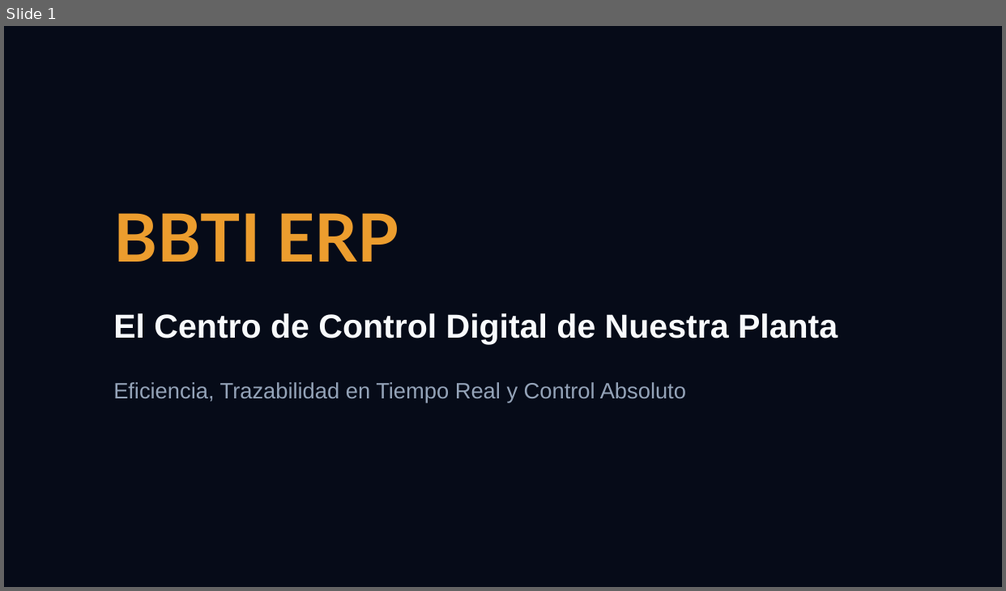
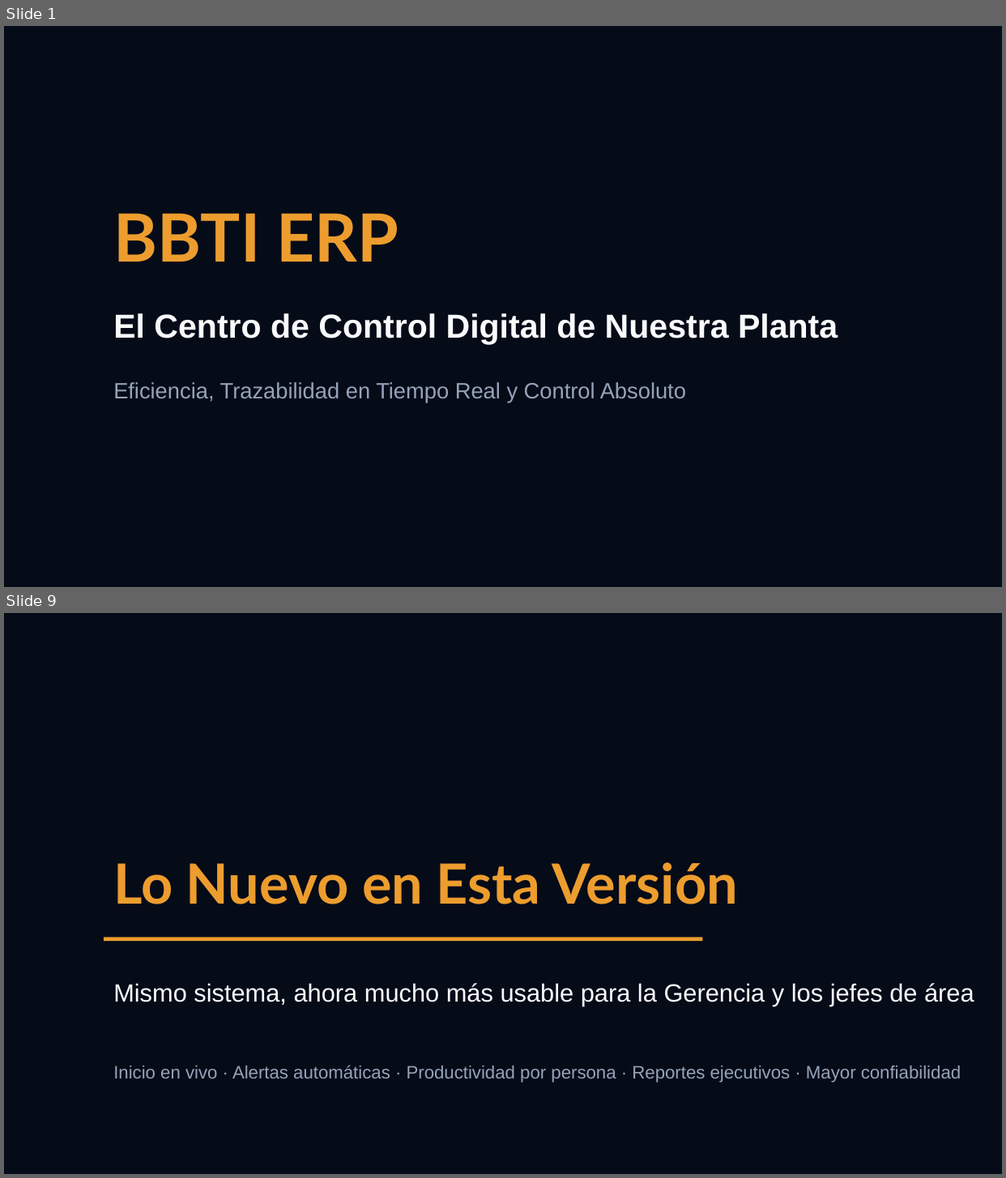
Before and after one commit to mirkovedia/bbti-erp, a slide deck: Pitch_BBTI_ERP.pptx. Shown one above the other, each under a label of ours: slide 1 before the commit, slides 1 and 9 after it; the slides between them are not shown. The pictures are 1006x591 and 1006x1178 pixels, drawn with LibreOffice and Linux fonts; fonts in the diff are those of the drawing. Boxes give left, top, right and bottom in pixels: in the first picture for what was removed or moved away, otherwise in the second. Text is boxed around its words. In the diff, an @@ line names an element or a change of style, - is before the commit and + after.

```diff
--- a/Pitch_BBTI_ERP.pptx
+++ b/Pitch_BBTI_ERP.pptx
@@ slide 9 added at (4, 613, 1002, 1174), background #060B18 @@
@@ text added at (113, 862, 738, 905), 40 pt, text #EC9D2E, bold @@
+Lo Nuevo en Esta Versión
@@ rectangle added at (104, 937, 702, 941), fill #EC9D2E @@
@@ text added at (113, 983, 974, 1007), 18 pt, text #F8FAFC @@
+Mismo sistema, ahora mucho más usable para la Gerencia y los jefes de área
@@ text added at (113, 1065, 961, 1083), 13 pt, text #94A3B8 @@
+Inicio en vivo · Alertas automáticas · Productividad por persona · Reportes ejecutivos · Mayor confiabilidad
```
Also in this commit, not shown: 7 slides changed, 5 other slides added, 1 other file.
